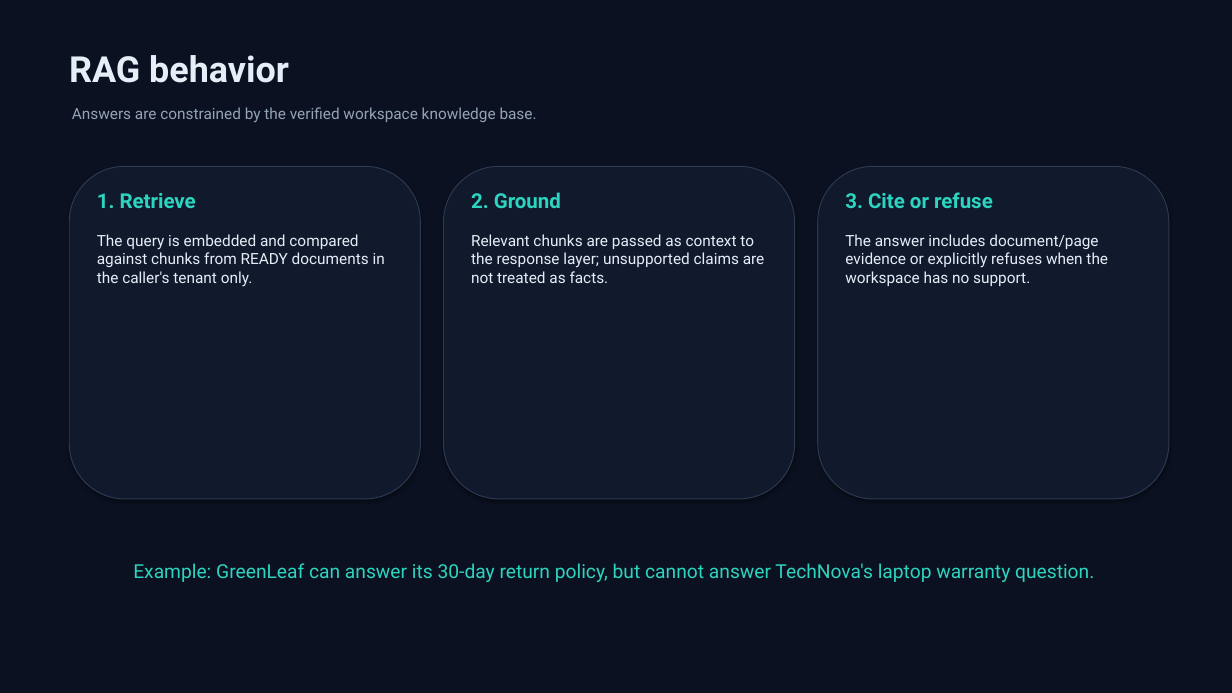
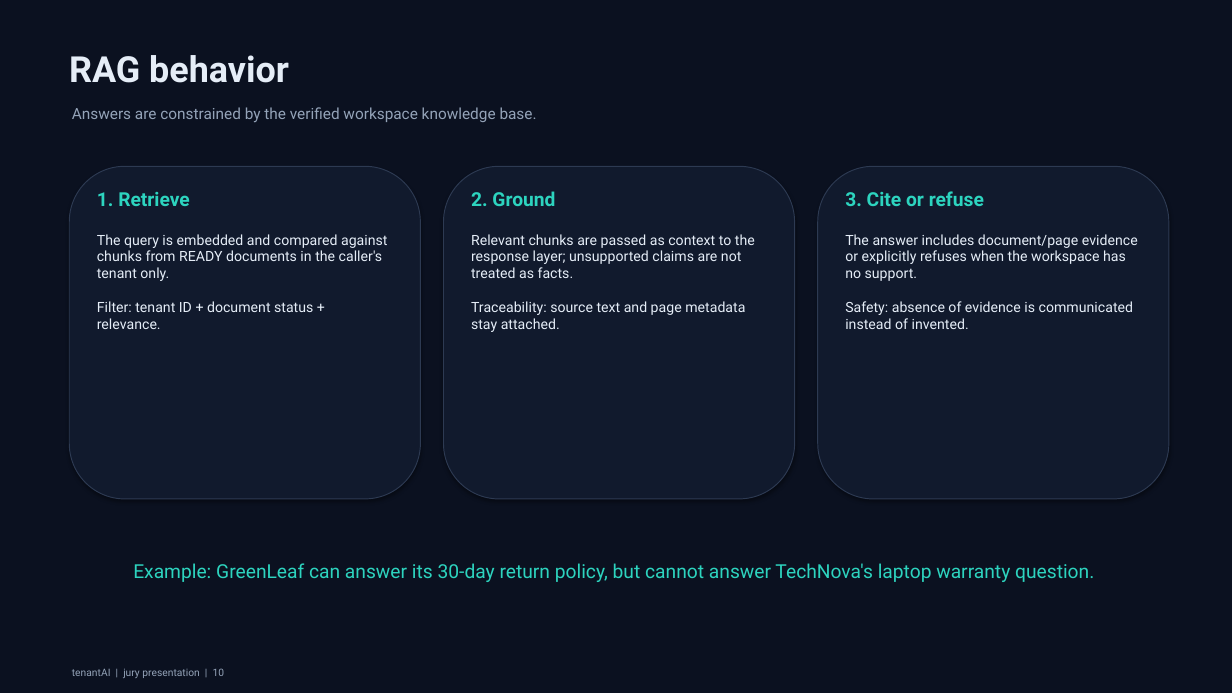
Before and after one commit to aksharganji23/tenantAI, a slide deck: slide 10 of presentation/SaaSsum_AI_Presentation.pptx. Drawn at 1232x693 pixels with LibreOffice and Linux fonts; fonts in the diff are those of the drawing. Boxes give left, top, right and bottom in pixels: in the first picture for what was removed or moved away, otherwise in the second. Text is boxed around its words. In the diff, an @@ line names an element or a change of style, - is before the commit and + after.

```diff
--- a/presentation/SaaSsum_AI_Presentation.pptx
+++ b/presentation/SaaSsum_AI_Presentation.pptx
@@ size 16 to 15 pt in 3 elements at bbox=[97, 192, 190, 206], bbox=[471, 191, 555, 206], bbox=[845, 191, 984, 206] @@
@@ text at bbox=[97, 234, 387, 329]: text changed; size 12 to 11 pt @@
-The query is embedded and compared against chunks from READY documents in the caller's tenant only.
+The query is embedded and compared against chunks from READY documents in the caller's tenant only.
+Filter: tenant ID + document status + relevance.
@@ text at bbox=[471, 234, 755, 332]: text changed; size 12 to 11 pt @@
-Relevant chunks are passed as context to the response layer; unsupported claims are not treated as facts.
+Relevant chunks are passed as context to the response layer; unsupported claims are not treated as facts.
+Traceability: source text and page metadata stay attached.
@@ text at bbox=[845, 234, 1138, 329]: text changed; size 12 to 11 pt @@
-The answer includes document/page evidence or explicitly refuses when the workspace has no support.
+The answer includes document/page evidence or explicitly refuses when the workspace has no support.
+Safety: absence of evidence is communicated instead of invented.
@@ text added at bbox=[72, 668, 225, 678], 8 pt, text #94A3B8 @@
+tenantAI | jury presentation | 10
```
Also in this commit, not shown: 22 other slides changed, 1 other file.
